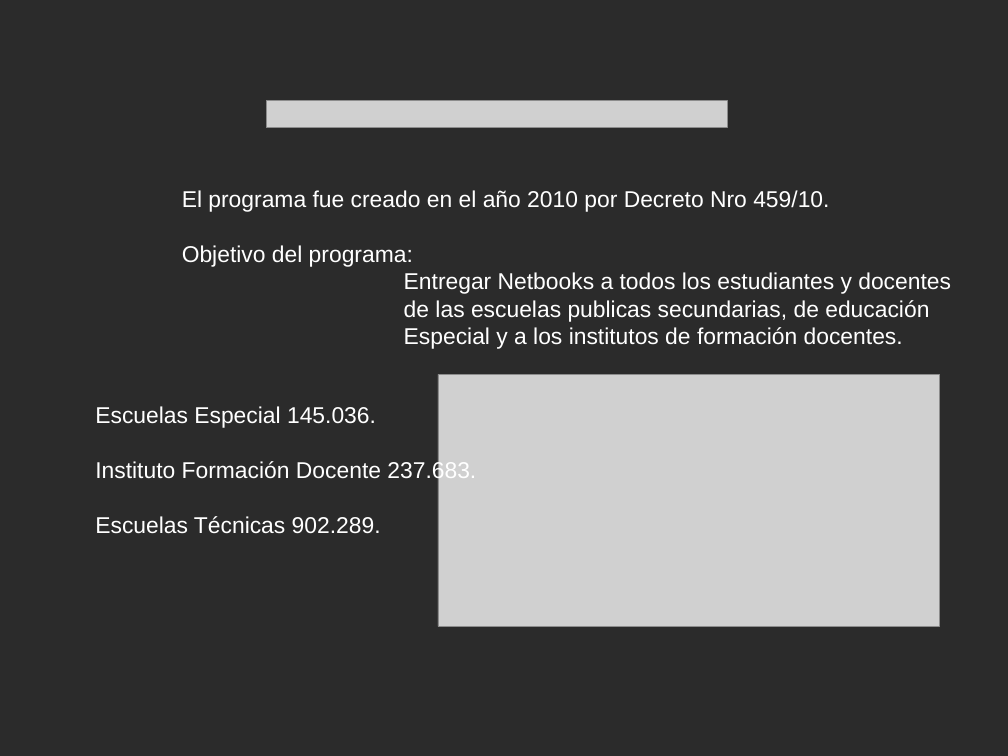
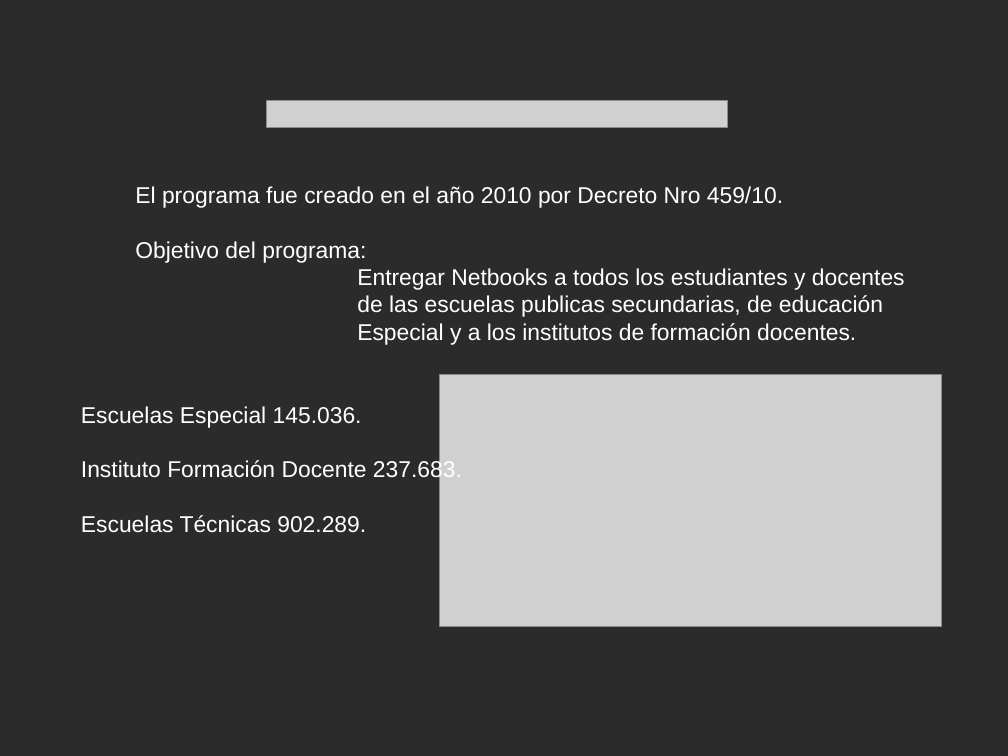
Before and after one commit to Estudiantina/Estudiantina, a slide deck: slide 3 of documentacion/presentacion/presentacion.odp. Drawn at 1008x756 pixels with LibreOffice and Linux fonts; fonts in the diff are those of the drawing; grey boxes stand for pictures; background and template pictures are left out; a plain dark background stands for a picture behind light text. Boxes give left, top, right and bottom in pixels: in the first picture for what was removed or moved away, otherwise in the second. Text is boxed around its words. In the diff, an @@ line names an element or a change of style, - is before the commit and + after.

```diff
--- a/documentacion/presentacion/presentacion.odp
+++ b/documentacion/presentacion/presentacion.odp
@@ text "El programa fue creado en ...": place and size @@
-text "El programa fue creado en ..." at [182, 190, 951, 349]
+text "El programa fue creado en ..." at [135, 186, 905, 345]
@@ text "Escuelas Especial 145.036.": place and size @@
-text "Escuelas Especial 145.036." at [95, 406, 476, 534]
+text "Escuelas Especial 145.036." at [81, 406, 462, 533]
```
Also in this commit, not shown: 3 other slides changed.
